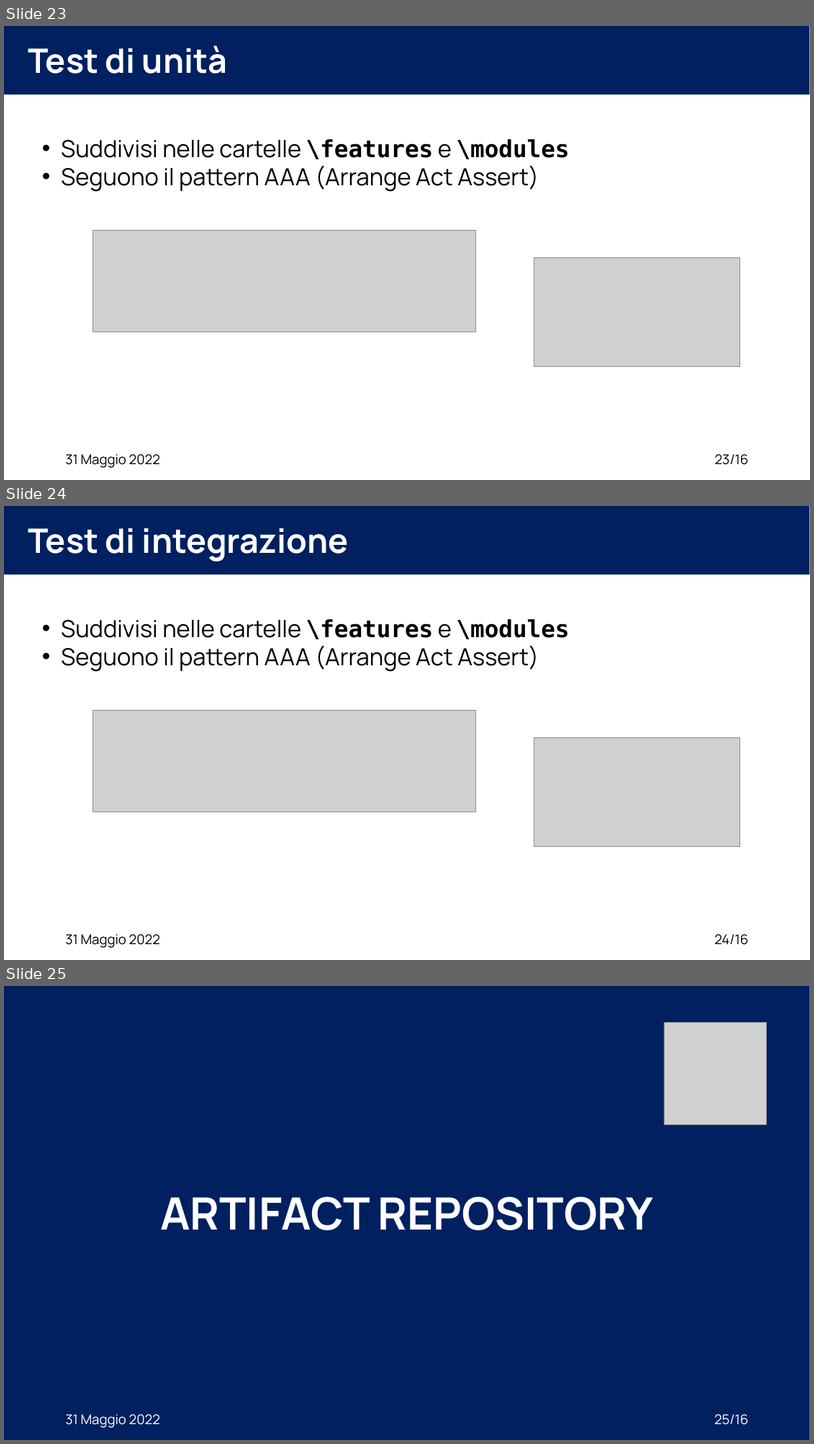
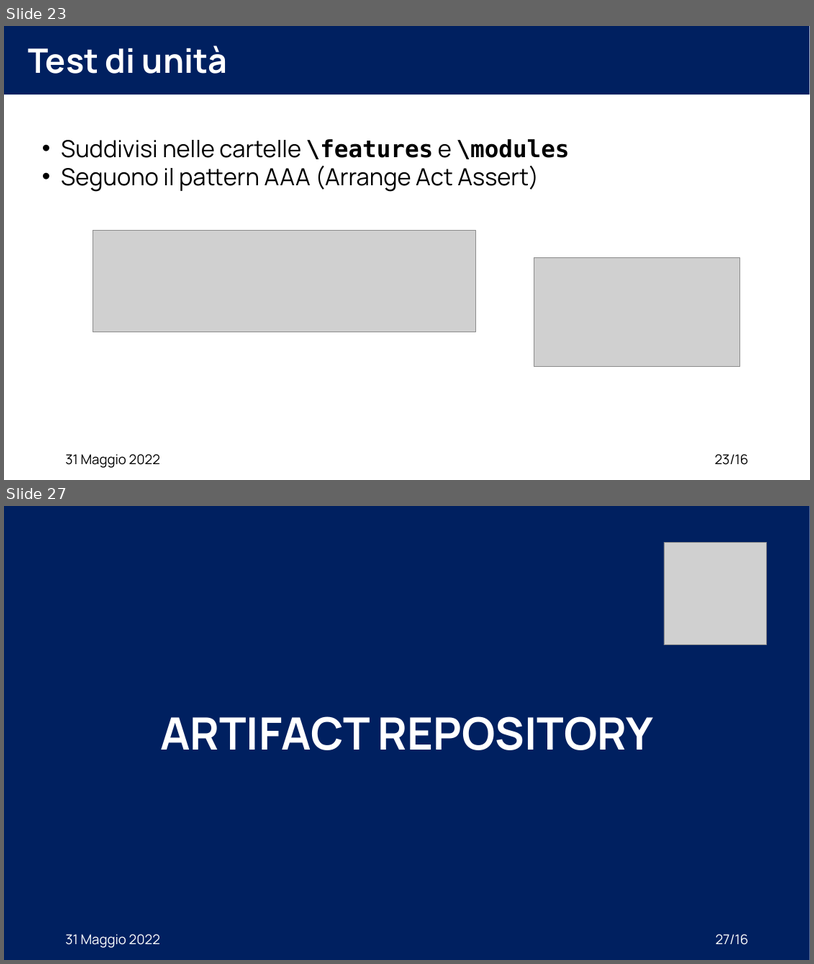
Before and after one commit to XidaZ3/MTSSAssignment3, a slide deck: MTSSAssignment3.pptx. Shown one above the other, each under a label of ours: slides 23, 24 and 25 before the commit, slides 23 and 27 after it; the slides between them are not shown. The pictures are 814x1444 and 814x964 pixels, drawn with LibreOffice and Linux fonts; fonts in the diff are those of the drawing; grey boxes stand for pictures. Boxes give left, top, right and bottom in pixels: in the first picture for what was removed or moved away, otherwise in the second. Text is boxed around its words. In the diff, an @@ line names an element or a change of style, - is before the commit and + after.

Commit message:
Test Slides
Test Slides

```diff
--- a/MTSSAssignment3.pptx
+++ b/MTSSAssignment3.pptx
@@ slide 24 removed at <box>4,506,810,960</box>, background #FFFFFF @@
@@ rectangle removed at <box>4,506,810,574</box> @@
@@ title removed at <box>28,528,348,561</box> @@
-Test di integrazione
@@ text removed at <box>61,619,570,672</box> @@
-• Suddivisi nelle cartelle \features e \modules
-• Seguono il pattern AAA (Arrange Act Assert)
@@ picture removed at <box>93,710,476,811</box> @@
@@ picture removed at <box>535,738,741,846</box> @@
@@ text removed at <box>65,934,160,947</box> @@
-31 Maggio 2022
@@ page number removed at <box>715,934,748,944</box> @@
-24/16
@@ what was slide 25 is now slide 27 @@
@@ page number at <box>716,934,749,944</box>: text changed @@
-25/16
+27/16
```
Also in this commit, not shown: 1 slide changed, 3 slides added, 5 other files.
